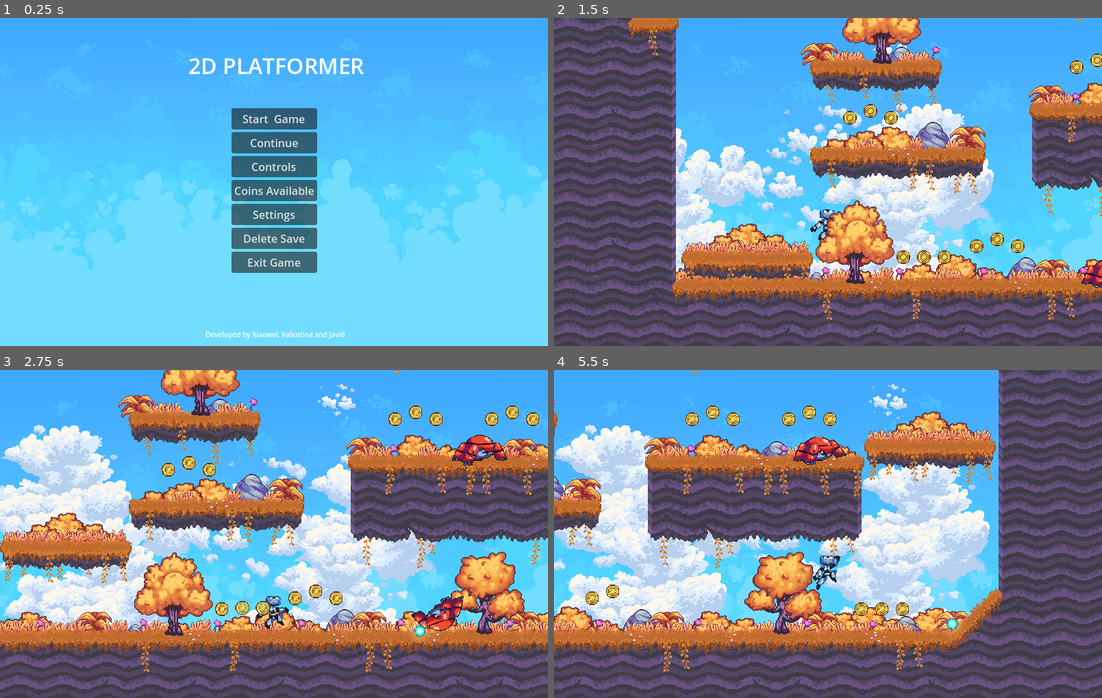
Above: before the commit, frames 1-4 (two rows, left to right).
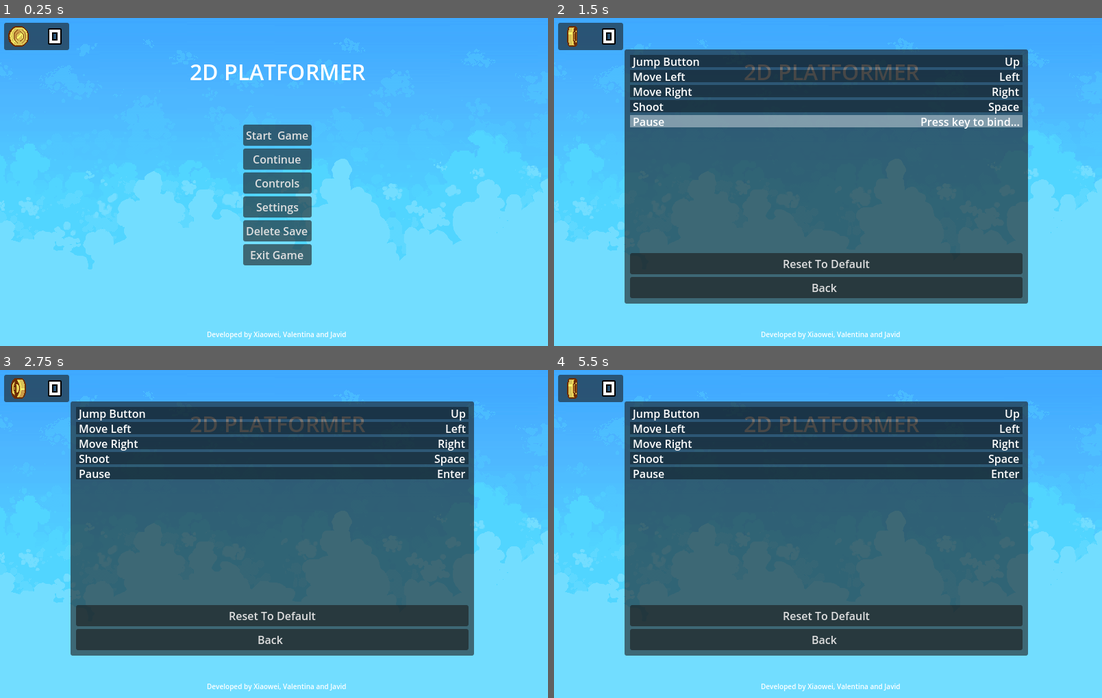
Above: after the commit, the same moments.

Repository: javidwaldron/2D-Platformer
Game: Godot game, scene res://main_menu.tscn
Two runs of this game, one before a commit and one after it. Both use one fixed random seed, a clock stepped at 60 frames per second and the inputs below.
Inputs (mouse positions are in pixels of both pictures, inside the frame that each line leads up to):
- Up to frame 1 (0.25 s): no input
- Up to frame 2 (1.5 s): click (828, 191) at 0.5 s, where only the run before the commit has a clickable "Coins Available"; click (828, 119) at 1.25 s, where only the run before the commit has a clickable "Start Game"
- Up to frame 3 (2.75 s): tap Enter at 2 s; move the mouse to (394, 517) at 2.02 s; hold Right (move_right) from 2.03 s (still down); tap Space (shoot) at 2.1 s; click (394, 517) at 2.17 s; tap Up (jump) at 2.27 s
- Up to frame 4 (5.5 s): move the mouse to (718, 550) at 2.77 s; tap Space (shoot) every 0.75 s from 2.85 to 5.1 s; tap Up (jump) at 3.02, 4.52, 5.27 s; move the mouse to (882, 461) at 3.52 s; release Right (move_right) at 3.53 s; hold Left (move_left) 3.53-4.28 s; move the mouse to (800, 599) at 4.27 s; hold Right (move_right) from 4.28 s (still down); click (800, 599) at 4.42 s; move the mouse to (992, 583) at 5.02 s

The runs differ from the first frame. In frame 1, 6.9% of the frame differs, in the area x 0-67%, y 1-98%; in frame 2, 90%; in frame 3, 88%; in frame 4, 90%, in the area x 0-100%, y 0-100%.

Commit message:
Added Coin Availability
Added a global  script to keep  track of coins so if  one goes back to  the main menu keeps the amount  collected in tact. issue, does not delete coin from game and if recollected does not add to counter....

Diff:
--- /dev/null
+++ b/2dPlatformeer/coins_remaining.gd
@@ -0,0 +1,9 @@
+extends Control
+
+var  currentcoin = 0
+
+
+func _process(delta):
+
+	if  currentcoin == null:
+		currentcoin = 0
--- a/2dPlatformeer/gui/coins_counter.gd
+++ b/2dPlatformeer/gui/coins_counter.gd
@@ -7,10 +7,11 @@
 
 
 func _ready() -> void:
-	_coins_label.set_text(str(_coins_collected))
+	_coins_label.set_text(str(CoinsRemaining.currentcoin))
 	($AnimatedSprite2D as AnimatedSprite2D).play()
 
 
 func collect_coin() -> void:
 	_coins_collected += 1
-	_coins_label.set_text(str(_coins_collected))
+	CoinsRemaining.currentcoin = _coins_collected
+	_coins_label.set_text(str(CoinsRemaining.currentcoin))
--- a/2dPlatformeer/gui/coins_counter.tscn
+++ b/2dPlatformeer/gui/coins_counter.tscn
@@ -122,6 +122,6 @@
 vertical_alignment = 1
 
 [node name="AnimatedSprite2D" type="AnimatedSprite2D" parent="."]
-position = Vector2(23.5, 24.5)
+position = Vector2(21, 20)
 sprite_frames = SubResource("6")
 animation = &"coin_spinning"
--- a/2dPlatformeer/gui/pause_menu.gd
+++ b/2dPlatformeer/gui/pause_menu.gd
@@ -74,4 +74,6 @@
 
 func _on_quit_button_pressed() -> void:
 	if visible:
-		get_tree().quit()
+		coins_counter._coins_collected =  CoinsRemaining.currentcoin
+		get_tree().paused = false
+		get_tree().change_scene_to_file("res://main_menu.tscn")
--- a/2dPlatformeer/main_menu.gd
+++ b/2dPlatformeer/main_menu.gd
@@ -24,19 +24,6 @@
 func _on_controls_pressed():
 	$CanvasLayer/InputSettings.visible = true
 	$MarginContainer.visible = false
-
-
-
-
-
-
-
-
-func _on_coins_available_pressed() -> void:
-	pass # Replace with function body.
-
-
-
 
 
 
--- a/2dPlatformeer/main_menu.tscn
+++ b/2dPlatformeer/main_menu.tscn
@@ -1,9 +1,11 @@
-[gd_scene load_steps=6 format=3 uid="uid://c0f1bkgfdwldf"]
+[gd_scene load_steps=8 format=3 uid="uid://c0f1bkgfdwldf"]
 
 [ext_resource type="Script" path="res://main_menu.gd" id="1_mp8gg"]
 [ext_resource type="PackedScene" uid="uid://c7agnsmcxtq7x" path="res://input_settings.tscn" id="2_nhtdo"]
 [ext_resource type="Texture2D" uid="uid://osu4k0jdk3wa" path="res://level/background/sky.webp" id="2_xn5qg"]
 [ext_resource type="Texture2D" uid="uid://t8otskslwopy" path="res://level/background/cloud_1.webp" id="3_dqal0"]
+[ext_resource type="PackedScene" uid="uid://bsyqg6eh3wl5i" path="res://gui/coins_counter.tscn" id="4_k1pgq"]
+[ext_resource type="Script" path="res://coins_remaining.gd" id="4_vu3w2"]
 [ext_resource type="PackedScene" uid="uid://kcxdhtmxjfxp" path="res://settings_ui.tscn" id="5_wm1v8"]
 
 [node name="MainMenu" type="Control"]
@@ -38,39 +40,61 @@
 offset_bottom = 379.0
 texture = ExtResource("3_dqal0")
 
-[node name="Label" type="Label" parent="."]
+[node name="Title" type="Label" parent="."]
 layout_mode = 1
 anchors_preset = 5
 anchor_left = 0.5
 anchor_right = 0.5
-offset_left = -129.5
-offset_top = -85.0
-offset_right = 127.5
-offset_bottom = -38.0
+offset_left = -127.5
+offset_top = -76.0
+offset_right = 129.5
+offset_bottom = -29.0
 grow_horizontal = 2
 theme_override_font_sizes/font_size = 32
 text = "2D PLATFORMER"
 
-[node name="Label2" type="Label" parent="."]
+[node name="Authors" type="Label" parent="."]
 layout_mode = 1
 anchors_preset = 7
 anchor_left = 0.5
 anchor_top = 1.0
 anchor_right = 0.5
 anchor_bottom = 1.0
-offset_left = -104.5
+offset_left = -102.5
 offset_top = 71.0
-offset_right = 152.5
+offset_right = 102.5
 offset_bottom = 87.0
 grow_horizontal = 2
 grow_vertical = 0
 theme_override_font_sizes/font_size = 10
 text = "Developed by Xiaowei, Valentina and Javid"
 
-[node name="MarginContainer" type="MarginContainer" parent="."]
-layout_mode = 0
+[node name="coinglobal" type="Control" parent="."]
+anchors_preset = 0
 offset_right = 40.0
 offset_bottom = 40.0
+script = ExtResource("4_vu3w2")
+
+[node name="CoinsCounter" parent="." instance=ExtResource("4_k1pgq")]
+layout_mode = 1
+offset_left = -332.0
+offset_top = -125.0
+offset_right = -237.0
+offset_bottom = -85.0
+
+[node name="MarginContainer" type="MarginContainer" parent="."]
+layout_mode = 1
+anchors_preset = 8
+anchor_left = 0.5
+anchor_top = 0.5
+anchor_right = 0.5
+anchor_bottom = 0.5
+offset_left = -50.0
+offset_top = -103.0
+offset_right = 50.0
+offset_bottom = 103.0
+grow_horizontal = 2
+grow_vertical = 2
 
 [node name="VBoxContainer" type="VBoxContainer" parent="MarginContainer"]
 layout_mode = 2
@@ -86,10 +110,6 @@
 [node name="Controls" type="Button" parent="MarginContainer/VBoxContainer"]
 layout_mode = 2
 text = "Controls"
-
-[node name="CoinsAvailable" type="Button" parent="MarginContainer/VBoxContainer"]
-layout_mode = 2
-text = "Coins Available"
 
 [node name="Settings" type="Button" parent="MarginContainer/VBoxContainer"]
 layout_mode = 2
@@ -114,7 +134,6 @@
 [connection signal="pressed" from="MarginContainer/VBoxContainer/StartGame" to="." method="_on_start_game_pressed"]
 [connection signal="pressed" from="MarginContainer/VBoxContainer/Continue" to="." method="_on_continue_pressed"]
 [connection signal="pressed" from="MarginContainer/VBoxContainer/Controls" to="." method="_on_controls_pressed"]
-[connection signal="pressed" from="MarginContainer/VBoxContainer/CoinsAvailable" to="." method="_on_coins_available_pressed"]
 [connection signal="pressed" from="MarginContainer/VBoxContainer/Settings" to="." method="_on_settings_pressed"]
 [connection signal="pressed" from="MarginContainer/VBoxContainer/DeleteSave" to="." method="_on_delete_save_pressed"]
 [connection signal="pressed" from="MarginContainer/VBoxContainer/ExitGame" to="." method="_on_exit_game_pressed"]
--- a/2dPlatformeer/project.godot
+++ b/2dPlatformeer/project.godot
@@ -26,6 +26,7 @@
 [autoload]
 
 Music="*res://music.tscn"
+CoinsRemaining="*res://coins_remaining.gd"
 
 [display]
 
